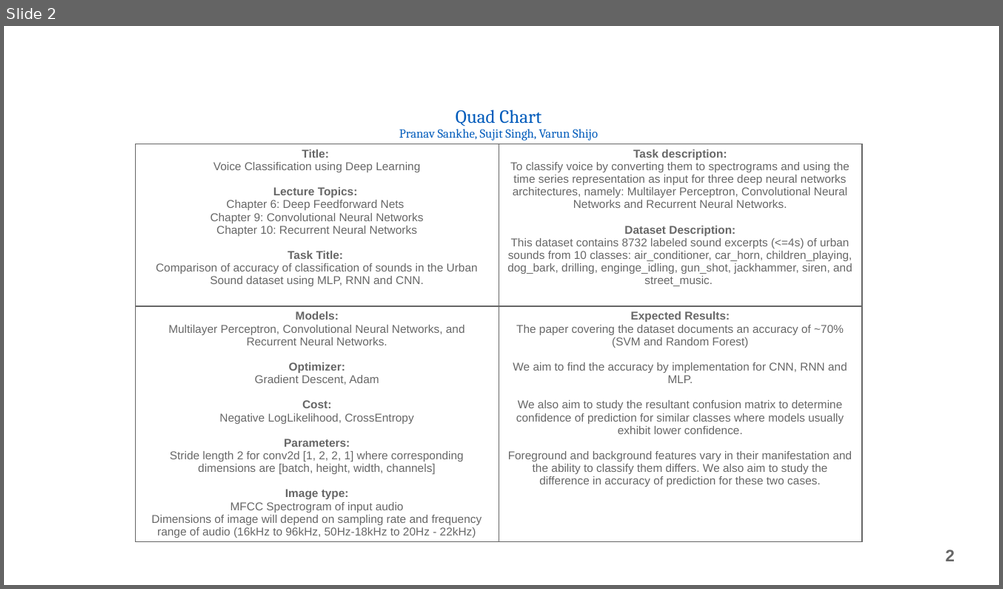
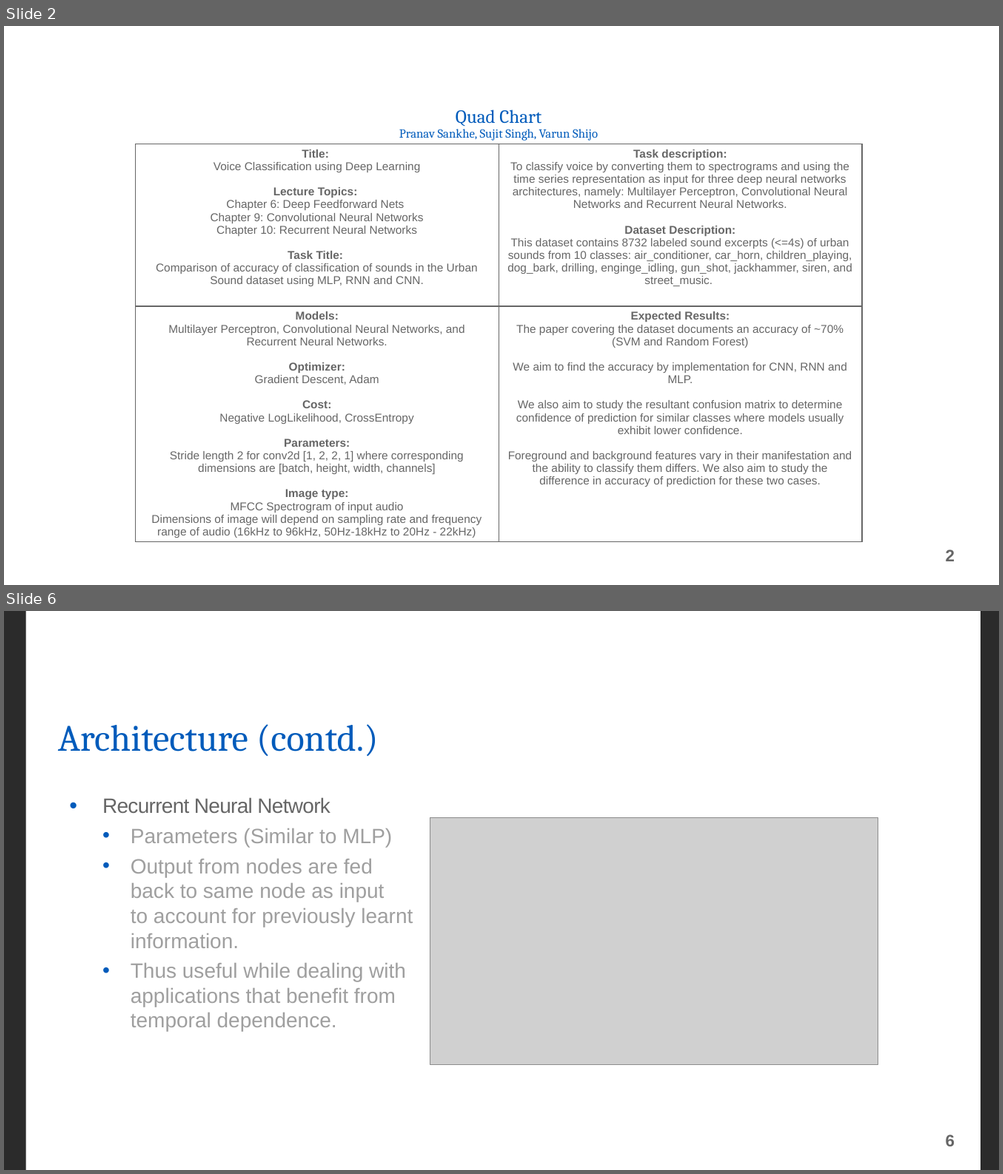
Before and after one commit to braininahat/deep-learning-cse676, a slide deck: Voice Classification using deep learning.pptx. Shown one above the other, each under a label of ours: slide 2 before the commit, slides 2 and 6 after it; the slides between them are not shown. The pictures are 1003x589 and 1003x1174 pixels, drawn with LibreOffice and Linux fonts; fonts in the diff are those of the drawing; grey boxes stand for pictures; background and template pictures are left out; a plain dark background stands for a picture behind light text. Boxes give left, top, right and bottom in pixels: in the first picture for what was removed or moved away, otherwise in the second. Text is boxed around its words. In the diff, an @@ line names an element or a change of style, - is before the commit and + after.

```diff
--- a/Voice Classification using deep learning.pptx
+++ b/Voice Classification using deep learning.pptx
@@ slide 6 added at (4, 611, 999, 1170), background picture (left out); not listed: 1 template element that a slide beside it also shows @@
@@ rectangle added at (25, 611, 980, 1170), fill #FFFFFF, 24 pt, text #FFFFFF @@
+            ‘-
@@ title added at (58, 724, 378, 756), 36 pt, text #005BBB @@
+Architecture (contd.)
@@ text added at (102, 797, 412, 1031), 20 pt, text #A0A0A0 @@
+• Recurrent Neural Network
+  • Parameters (Similar to MLP)
+  • Output from nodes are fed
+    back to same node as input
+    to account for previously learnt
+    information.
+  • Thus useful while dealing with
+    applications that benefit from
+    temporal dependence.
@@ picture added at (430, 817, 877, 1065) @@
```
Also in this commit, not shown: 5 other slides added.
